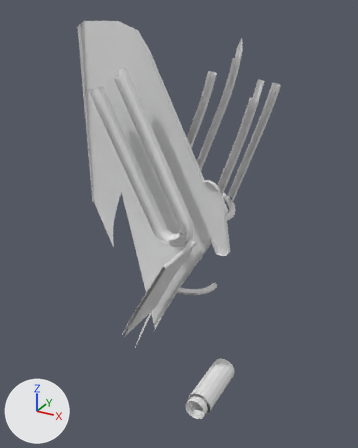
A saved change to the OBJ model DarkChaos-Dev/gameitems/Primitive.LM_L_LS1_Parts.obj.
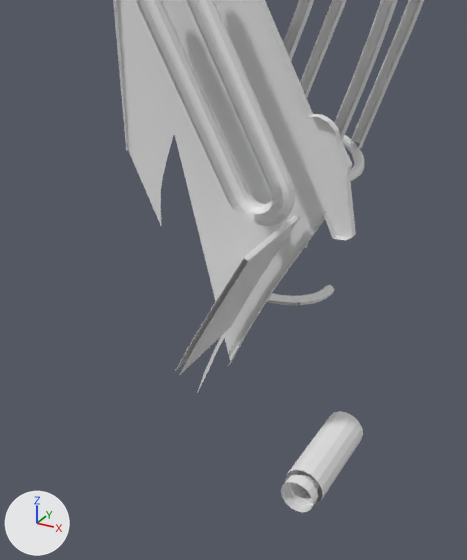
Each version appears first whole from a 50 mm lens placed at (-208.0, -423.0, 322.0), pointed at (-397.0, -79.0, 150.0), and next in a close-up on the part from 5% to 83% of the width and 25% to 100% of the height. The axes (+X, +Y, +Z) are drawn at lower left. The lights are the same throughout. Where no turn or scale is listed for an object, it has been applied to the vertices. Vertices at the same position are counted once.

In view in the first close-up: 'LM_L_LS1_Parts'.
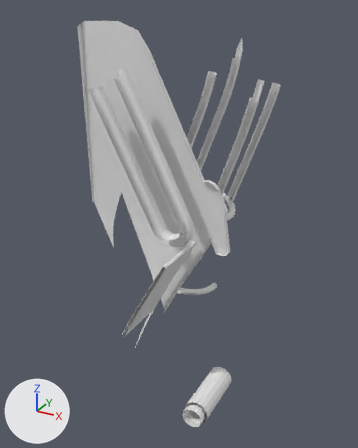
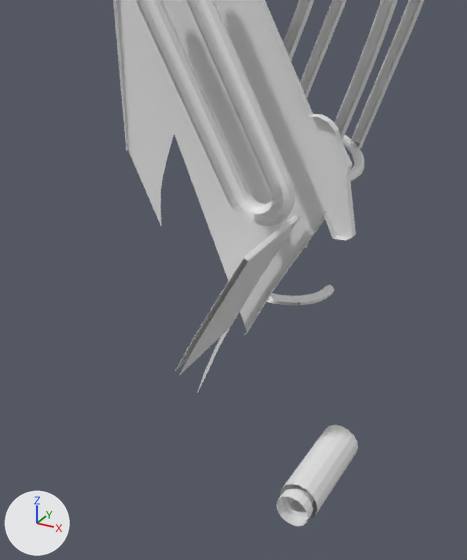
Edits to the bpy script that builds the scene:
```text
Change me_lm_l_ls1_parts:
    used by ob_lm_l_ls1_parts; location = (0.0, 0.0, 0.0)
    verts and faces of me_lm_l_ls1_parts; kept vertices keep their numbers, new ones are numbered from 955
    before: 383 (-445.0, -94.0, 176.0) at pixel (174, 133), 682 (-403.0, -94.0, 69.0) at pixel (247, 332), 830 (-414.0, -94.0, 45.0) at pixel (230, 363), 838 (-403.0, -98.0, 69.0) at pixel (243, 336), 869 (-414.0, -98.0, 45.0) at pixel (227, 367)
    remove me_lm_l_ls1_parts.from_pydata(...)  # 955 vertices, 1564 faces; spans x -476.0..-332.0, y -149.0..-8.0, z 15.0..312.0
    add me_lm_l_ls1_parts.from_pydata(...)  # 942 vertices, 1543 faces; spans x -476.0..-332.0, y -149.0..-8.0, z 5.0..312.0
    me_lm_l_ls1_parts part 1: the loose piece of 32 vertices spanning x -354.0..-333.0, y -142.0..-92.0, z 15.0..36.0 is moved by (-3.0, 0.0, -10.0)
    me_lm_l_ls1_parts part 2
    add delete_vertices([830, 869])  # with the faces that use them
    me_lm_l_ls1_parts part 3
    26 vertices are removed from x -352.0..-344.0, y -149.0..-91.0, z 18.0..34.0
    62 faces are deleted
    17 vertices in x -341.0..-335.0, y -149.0..-91.0, z 18.0..34.0 move by (-3.0, 0.0, -10.0)
    15 vertices in x -344.0..-336.0, y -149.0..-91.0, z 17.0..32.0 move by (-2.0, 0.0, -10.0)
    5 vertices move from x -352.0..-338.0, y -149.0..-91.0, z 20.0..24.0 to x -352.0..-341.0, y -149.0..-91.0, z 13.0..22.0
    20 vertices are added at x -355.0..-346.0, y -149.0..-91.0, z 8.0..24.0
    6 new vertices lie (0.0, 5.0, 0.0) away from vertices in x -355.0..-346.0, y -149.0, z 8.0..24.0
    62 new faces join them
```

Location of each change, [x1, y1, x2, y2] in pixels of the close-ups (467 x 560 px; the box of a moved part takes in the faces that stretch with it):
'LM_L_LS1_Parts', reshaped: before [113, 0, 424, 513]; after [113, 0, 424, 526]
part 1 of me_lm_l_ls1_parts, moved or reshaped: before [285, 411, 363, 505]; after [280, 425, 358, 518]
part 2 of me_lm_l_ls1_parts, deleted: before [174, 134, 247, 367]
part 3 of me_lm_l_ls1_parts, moved or reshaped: before [281, 471, 320, 513]; after [276, 485, 314, 526]
